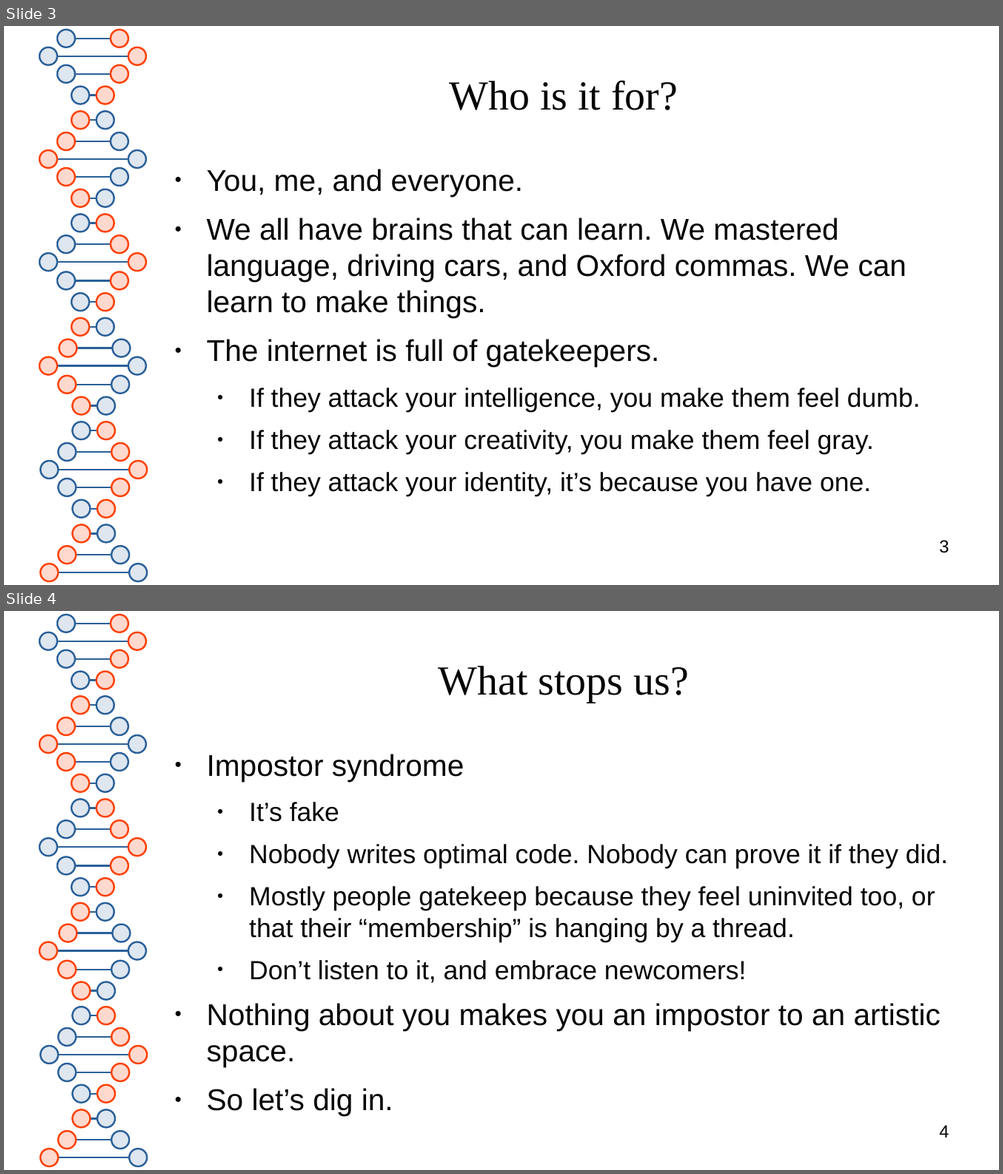
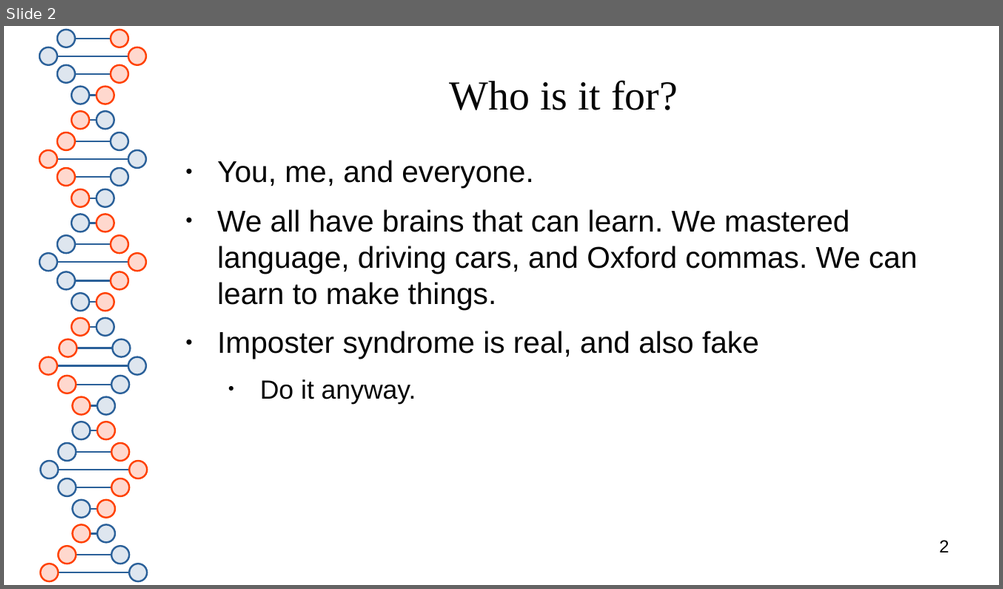
Before and after one commit to spacemeat/led_arts, a slide deck: toorcamp2026/preso.odp. Shown one above the other, each under a label of ours: slides 3 and 4 before the commit, slide 2 after it. The pictures are 1003x1174 and 1003x589 pixels, drawn with LibreOffice and Linux fonts; fonts in the diff are those of the drawing. Boxes give left, top, right and bottom in pixels: in the first picture for what was removed or moved away, otherwise in the second. Text is boxed around its words. In the diff, an @@ line names an element or a change of style, - is before the commit and + after.

```diff
--- a/toorcamp2026/preso.odp
+++ b/toorcamp2026/preso.odp
@@ slide 4 removed at (4, 611, 999, 1170), background #FFFFFF; not listed: 81 template elements that a slide beside it also shows @@
@@ title removed at (438, 666, 688, 703) @@
-What stops us?
@@ text removed at (207, 754, 948, 1067) @@
-● Impostor syndrome
-  ● It’s fake
-  ● Nobody writes optimal code. Nobody can prove it if they did.
-  ● Mostly people gatekeep because they feel uninvited too, or that their “membership” is hanging by a thread.
-  ● Don’t listen to it, and embrace newcomers!
-● Nothing about you makes you an impostor to an artistic space.
-● So let’s dig in.
@@ page number removed at (939, 1125, 948, 1138) @@
-4
@@ what was slide 3 is now slide 2 @@
@@ slide 2 changed as well @@
@@ text "You, me, and everyone.": place and size @@
-text "You, me, and everyone." at (207, 169, 920, 497)
+text "You, me, and everyone." at (217, 160, 917, 404)
@@ text at (217, 331, 759, 404): text changed; size 21 to 24 pt @@
-● The internet is full of gatekeepers.
-  ● If they attack your intelligence, you make them feel dumb.
-  ● If they attack your creativity, you make them feel gray.
-  ● If they attack your identity, it’s because you have one.
+● Imposter syndrome is real, and also fake
+  ● Do it anyway.
@@ page number at (939, 540, 948, 553): text changed @@
-3
+2
```
Also in this commit, not shown: 8 other slides changed, 15 slides added, 2 other slides removed, 2 other files.
